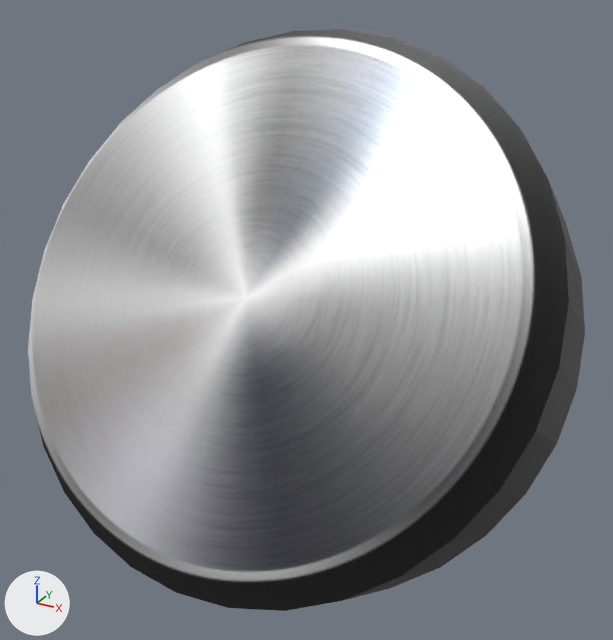
The glTF model modelos 3D Porta avião/arrow-left0.gltf: old version first, new version second.
The view is the same before and after, from a camera (50 mm lens) standing at (-0.164, -1.656, 0.499) and looking at (-0.399, -1.228, 0.285). The lights are fixed; the arrows at lower left show +X, +Y and +Z.
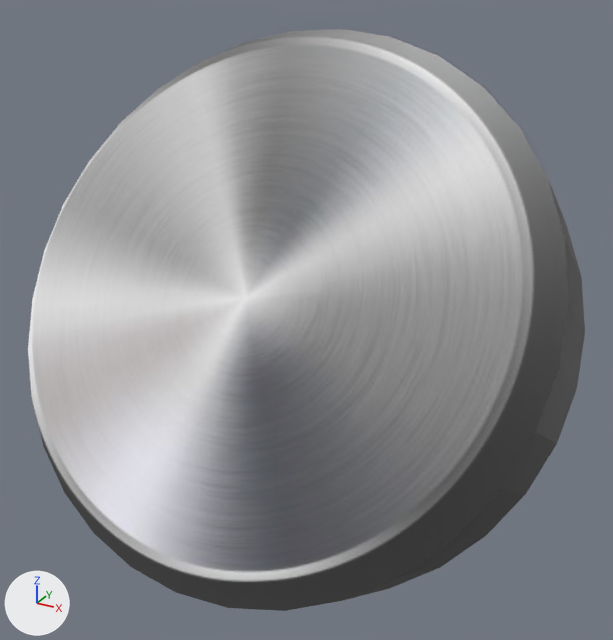
Location of each change, (x1, y1, x2, y2) in pixels of the pictures (613 x 640 px):
'Circle.001', surface changed: (28, 29, 572, 611) in both

What changed in the scene script:
```text
Change mat_material_051:
    mat_material_051.metallic: 1.0 -> 0.0
```
